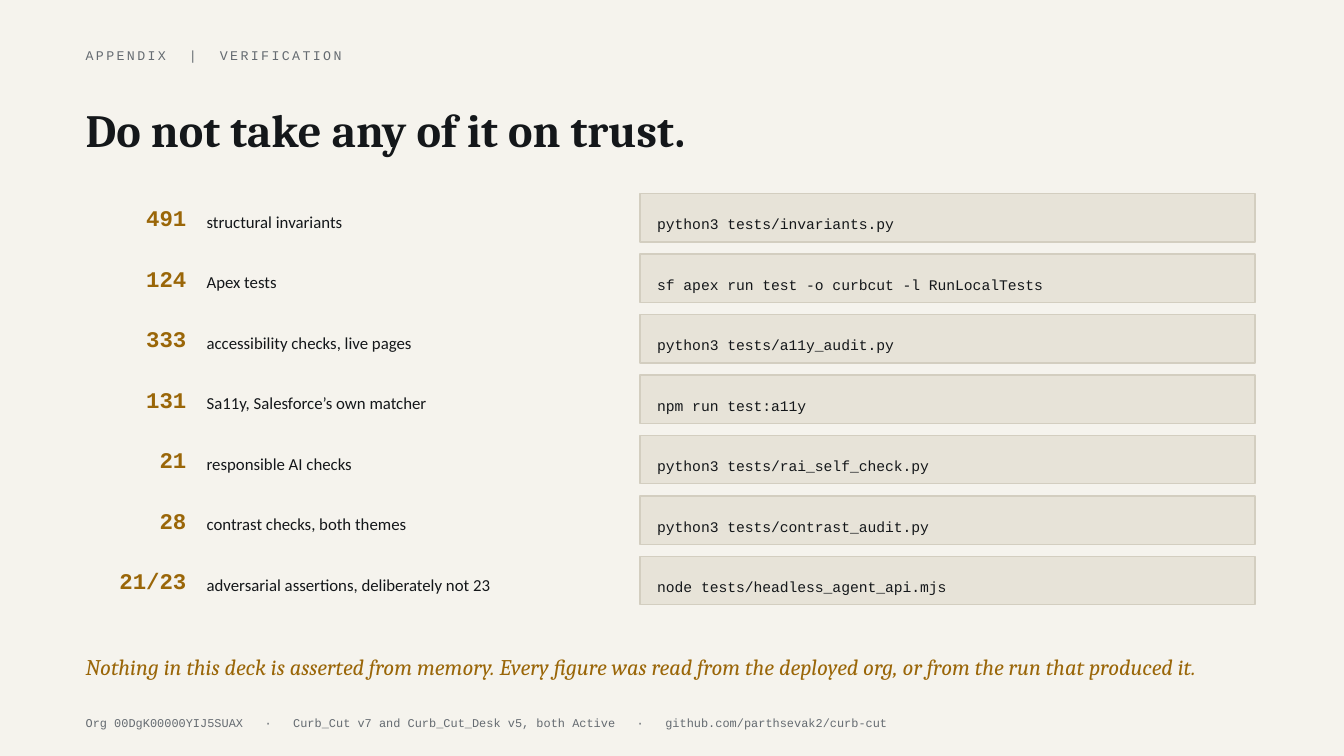
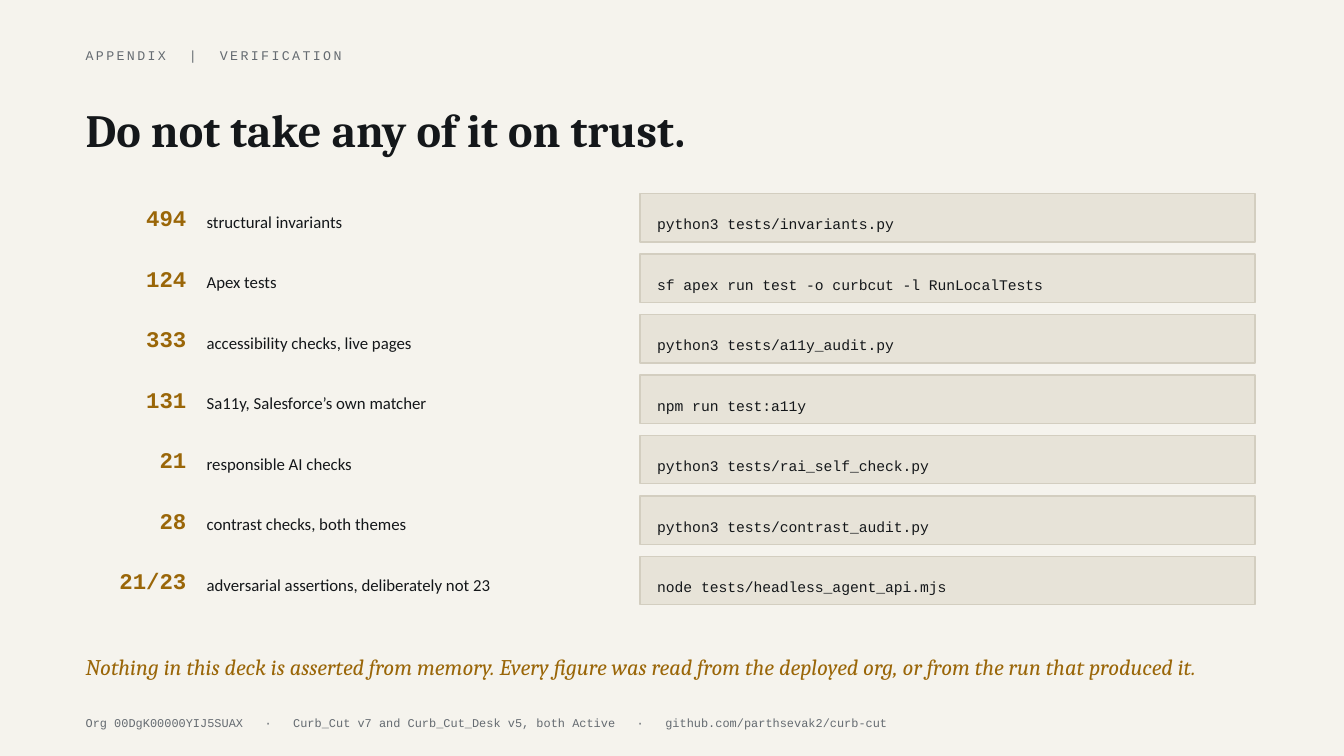
Before and after one commit to parthsevak2/curb-cut, a slide deck: slide 31 of submission/Curb-Cut.pptx. Drawn at 1344x756 pixels with LibreOffice and Linux fonts; fonts in the diff are those of the drawing. Boxes give left, top, right and bottom in pixels: in the first picture for what was removed or moved away, otherwise in the second. Text is boxed around its words. In the diff, an @@ line names an element or a change of style, - is before the commit and + after.

```diff
--- a/submission/Curb-Cut.pptx
+++ b/submission/Curb-Cut.pptx
@@ text at <box>146,211,186,226</box>: text changed @@
-491
+494
```
Also in this commit, not shown: 2 other slides changed, 8 other files.
